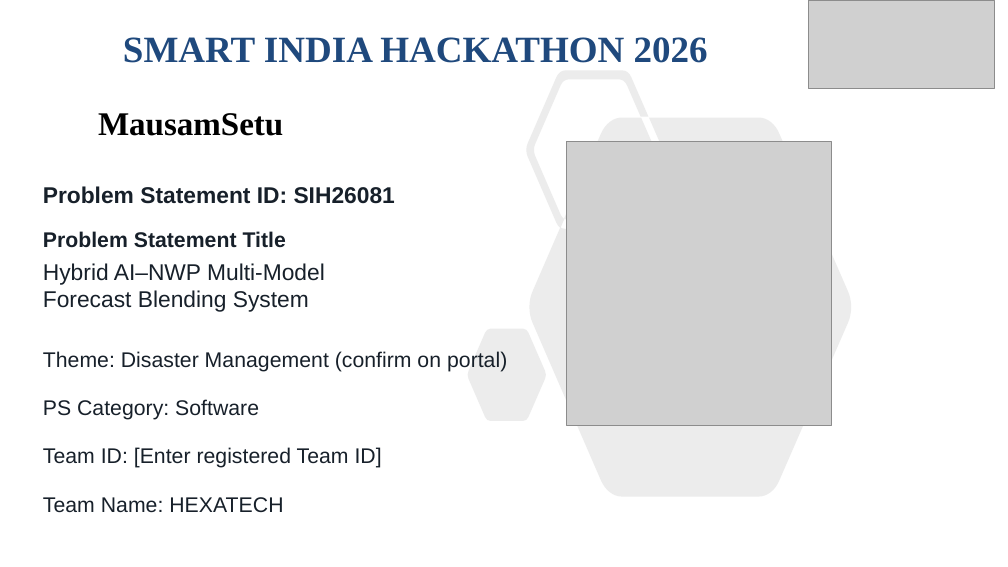
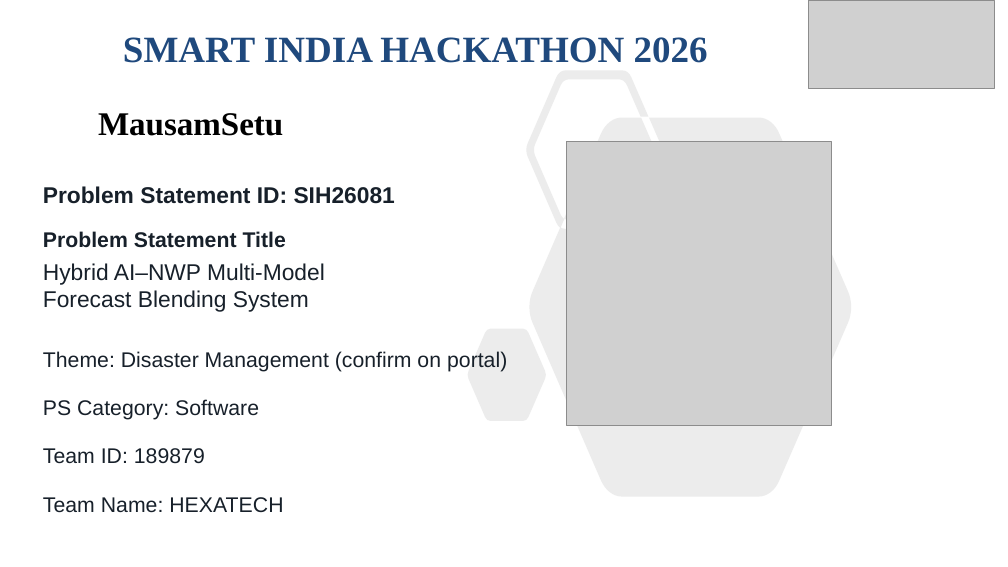
Before and after one commit to Jaydeng75/mausamsetu, a slide deck: slide 1 of submission/MausamSetu-SIH2026.pptx. Drawn at 1008x567 pixels with LibreOffice and Linux fonts; fonts in the diff are those of the drawing; grey boxes stand for pictures. Boxes give left, top, right and bottom in pixels: in the first picture for what was removed or moved away, otherwise in the second. Text is boxed around its words. In the diff, an @@ line names an element or a change of style, - is before the commit and + after.

Commit message:
Set SIH team ID to 189879 in submission deck

```diff
--- a/submission/MausamSetu-SIH2026.pptx
+++ b/submission/MausamSetu-SIH2026.pptx
@@ text at (43, 448, 205, 464): text changed @@
-Team ID: [Enter registered Team ID]
+Team ID: 189879
```
Also in this commit, not shown: 1 other file.
